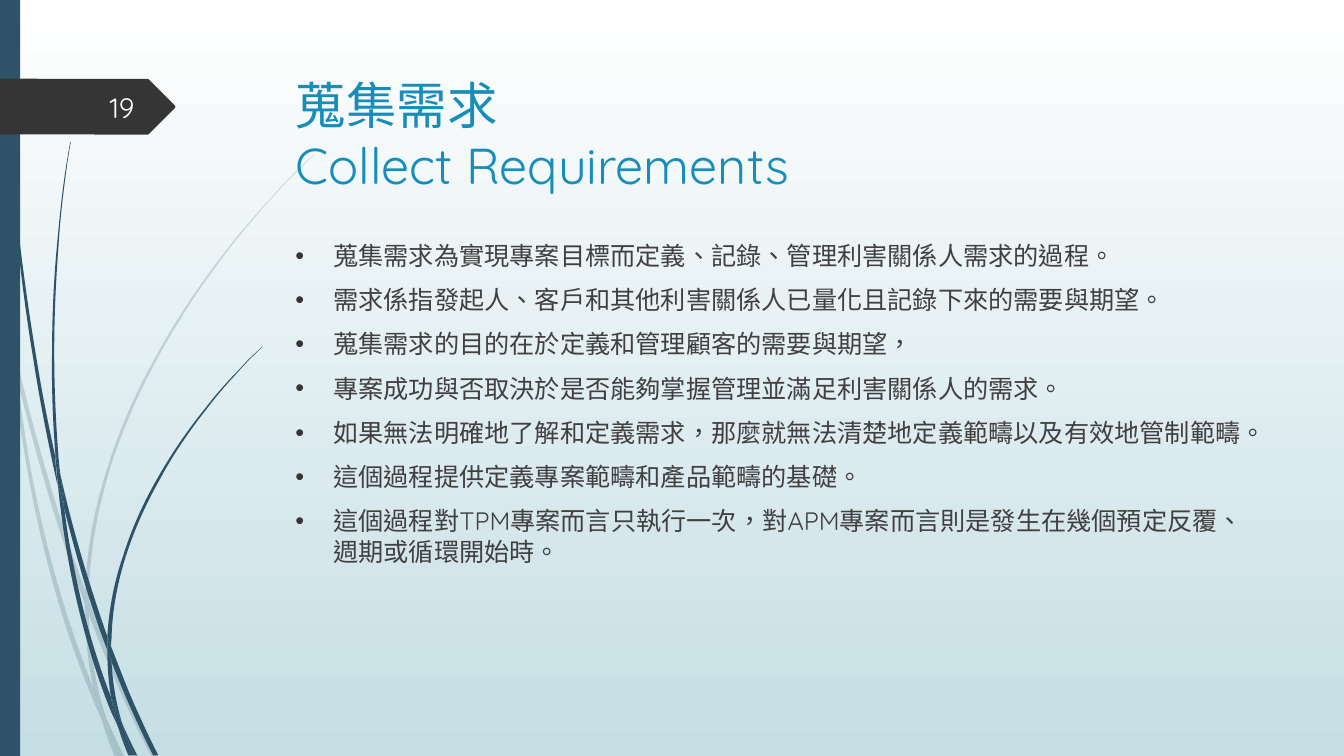
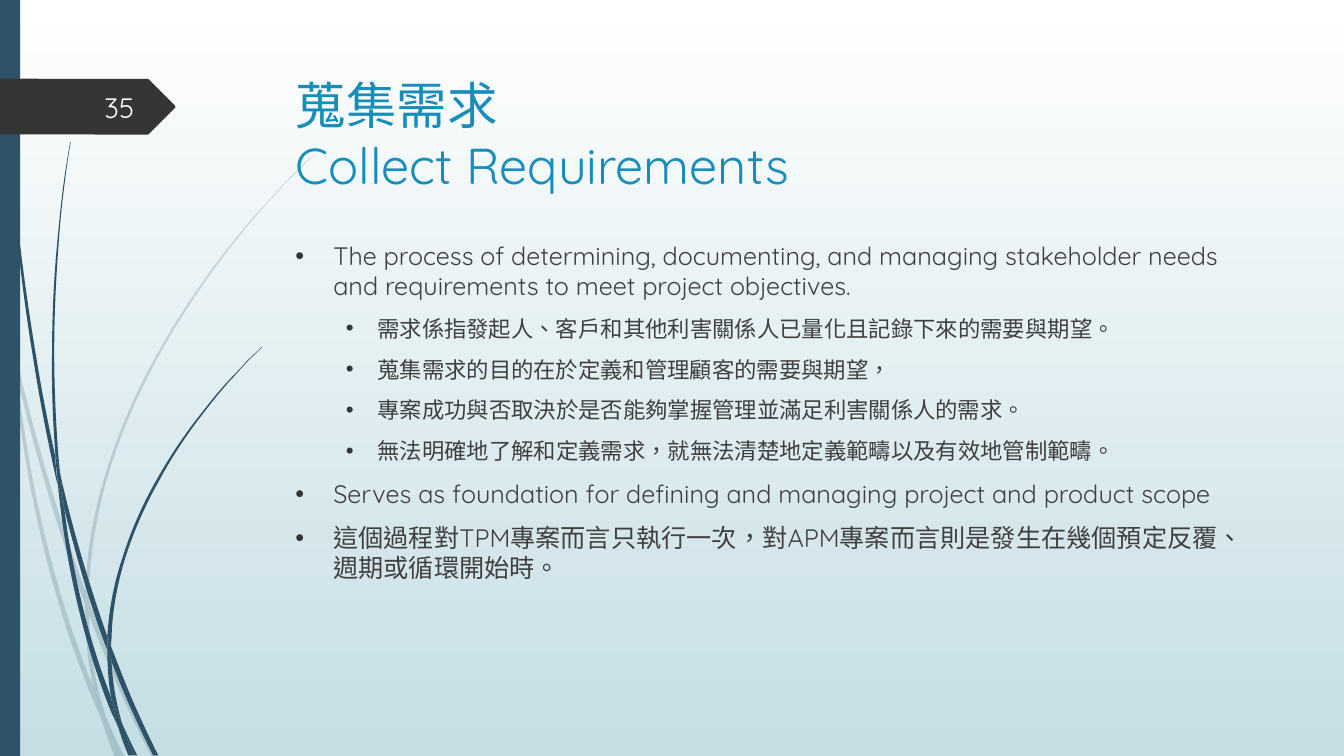
Before and after one commit to ywdeng/uscojywdeng, a slide deck: slide 35 of src/assets/1091/ProjectManagement/CH06/06.pptx (slide 19 before the commit). Drawn at 1344x756 pixels with LibreOffice and Linux fonts; fonts in the diff are those of the drawing. Boxes give left, top, right and bottom in pixels: in the first picture for what was removed or moved away, otherwise in the second. Text is boxed around its words. In the diff, an @@ line names an element or a change of style, - is before the commit and + after.

```diff
--- a/src/assets/1091/ProjectManagement/CH06/06.pptx
+++ b/src/assets/1091/ProjectManagement/CH06/06.pptx
@@ page number at (104,98,134,119): text changed @@
-19
+35
@@ text at (333,246,1218,300): text changed @@
-• 蒐集需求為實現專案目標而定義、記錄、管理利害關係人需求的過程。
+• The process of determining, documenting, and managing stakeholder needs and requirements to meet project objectives.
@@ text at (377,318,1114,420): size 18 to 16 pt in "需求係指發起人、客戶和其他利害關係人已量化且記錄下來的需要與期望。", "蒐集需求的目的在於定義和管理顧客的需要與期望，", "專案成功與否取決於是否能夠掌握管理並滿足利害關係人的需求。"; list level 1 to 2 in "需求係指發起人、客戶和其他利害關係人已量化且記錄下來的需要與期望。"; list level 1 to 2 in "蒐集需求的目的在於定義和管理顧客的需要與期望，"; list level 1 to 2 in "專案成功與否取決於是否能夠掌握管理並滿足利害關係人的需求。" @@
@@ text at (333,440,1210,508): text changed @@
-• 如果無法明確地了解和定義需求，那麼就無法清楚地定義範疇以及有效地管制範疇。
-• 這個過程提供定義專案範疇和產品範疇的基礎。
+  • 無法明確地了解和定義需求，就無法清楚地定義範疇以及有效地管制範疇。
+• Serves as foundation for defining and managing project and product scope
```
Also in this commit, not shown: 16 other slides changed, 44 slides added, 3 slides removed, 4 other files.
